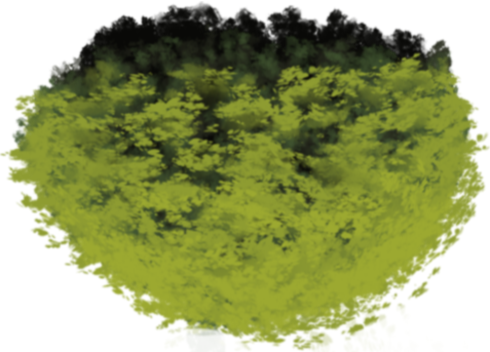
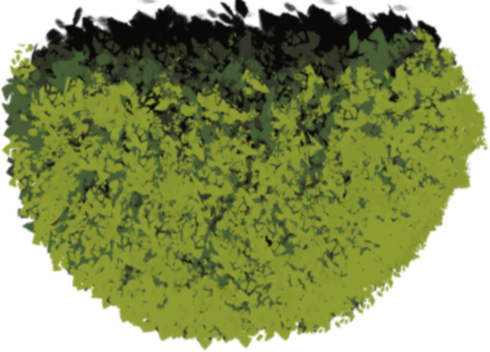
Layered file, before and after one edit (490×352). Changes by layer:
added layer "Moita 2.png" above "mata atlântica_0_0_0_0 (1).png" over box(0, 0, 490, 352)
hid "mata atlântica_0_0_0_0 (1).png", painted on it over box(0, 0, 490, 352)
